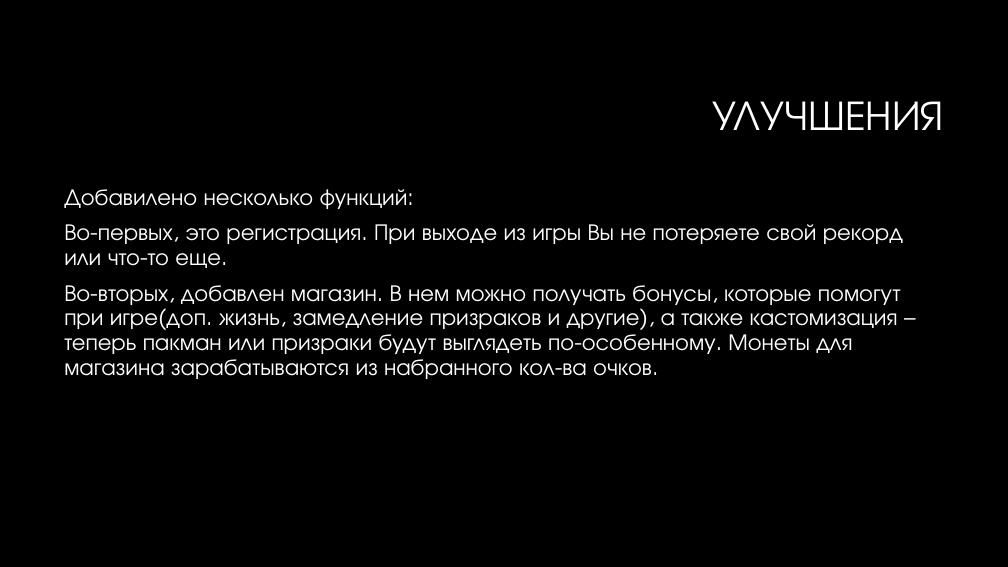
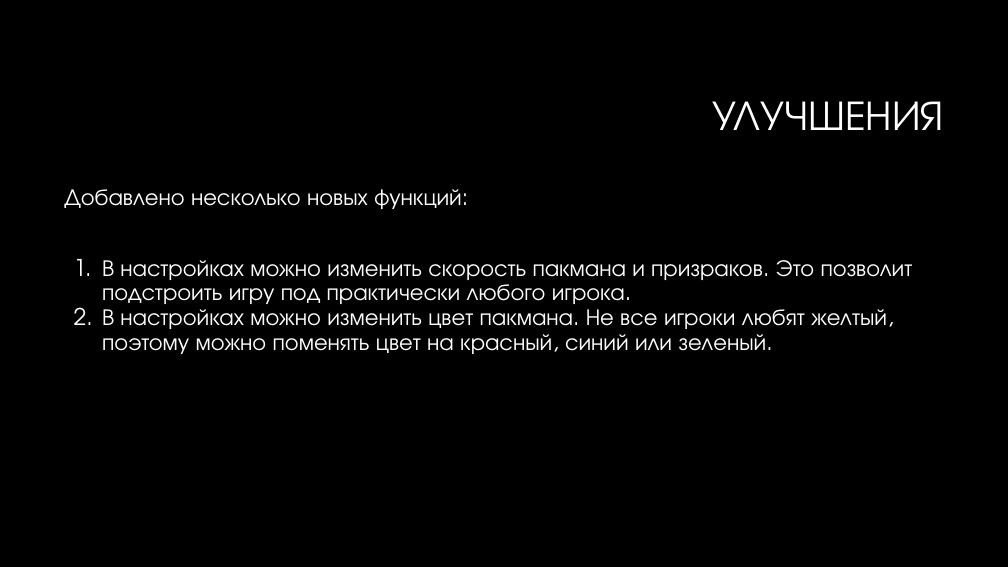
Before and after one commit to VolanDeMort9001/PacMan, a slide deck: slide 4 of data/Pacman.pptx. Drawn at 1008x567 pixels with LibreOffice and Linux fonts; fonts in the diff are those of the drawing; background and template pictures are left out. Boxes give left, top, right and bottom in pixels: in the first picture for what was removed or moved away, otherwise in the second. Text is boxed around its words. In the diff, an @@ line names an element or a change of style, - is before the commit and + after.

Commit message:
Изменена презентация, добавлена в формате PDF для удобства. убраны недочеты, связанные с поверкой кода (читы), удалось вернуть синего призрака.

```diff
--- a/data/Pacman.pptx
+++ b/data/Pacman.pptx
@@ text at (64,189,913,354): text changed @@
-Добавилено несколько функций:
-Во-первых, это регистрация. При выходе из игры Вы не потеряете свой рекорд или что-то еще.
-Во-вторых, добавлен магазин. В нем можно получать бонусы, которые помогут при игре(доп. жизнь, замедление призраков и другие), а также кастомизация – теперь пакман или призраки будут выглядеть по-особенному. Монеты для магазина зарабатываются из набранного кол-ва очков.
+Добавлено несколько новых функций:
+1. В настройках можно изменить скорость пакмана и призраков. Это позволит подстроить игру под практически любого игрока.
+2. В настройках можно изменить цвет пакмана. Не все игроки любят желтый, поэтому можно поменять цвет на красный, синий или зеленый.
```
Also in this commit, not shown: 5 other slides changed, 2 other files.
